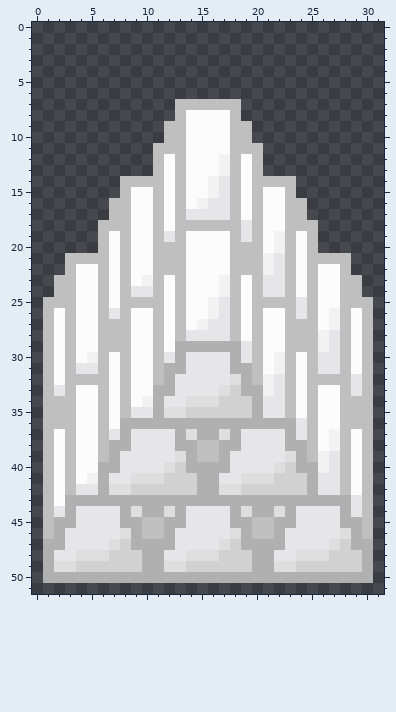
A pixel-art sprite gets an edit: kingslayer/resources/images/iron_ingots_new.png. Above: the version before the commit.
The file is 32x52 pixels. Colours within 5 levels of each other are drawn and written as one.
Once edited:
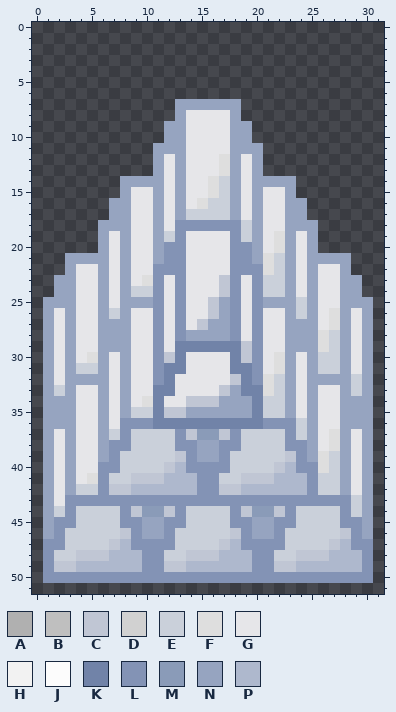
Palette (. is transparent): A #b0b0b0  B #bfbfbf  C #c0c6d4  D #d1d1d1  E #cad0da  F #dedede  G #e6e6e9  H #f2f2f2  J #fcfcfc  K #7183a8  L #8393b5  M #8a9bb8  N #96a4c0  P #aeb8cd
Diff:
@@ x 0..31 @@
  6 ................................
- 7 .............BBBBBB.............
- 8 .............BJJJJB.............
- 9 ............BBJJJJBB............
-10 ............BBJJJJBB............
-11 ...........BBBJJJJBBB...........
-12 ...........BJBJJJHBJB...........
-13 ...........BJBJJJHBJB...........
-14 ........BBBBJBJJHGBJBBBB........
-15 ........BJJBJBJJHGBJBJJB........
-16 .......BBJJBJBJHGGBJBJJBB.......
-17 .......BBJJBJBGGGGBJBJJBB.......
-18 ......BBBJJBJBBBBBBGBJJBBB......
-19 ......BJBJJBGBJJJJBGBJHBJB......
-20 ......BJBJJBBBJJJJBBBJHBJB......
-21 ...BBBBJBJJBBBJJJJBBBHGBJBBBB...
-22 ...BJJBJBJJBBBJJJJBBBHGBJBJJB...
-23 ..BBJJBJBJHBJBJJJHBJBGGBJBJJBB..
-24 ..BBJJBJBGGBJBJJJHBJBGGBJBJJBB..
-25 .BBBJJBJBBBBJBJJHGBJBBBBGBJJBBB.
-26 .BJBJJBGBJJBJBJJHGBJBJJBGBJHBJB.
-27 .BJBJJBBBJJBJBJHGGBJBJJBBBJHBJB.
-28 .BJBJJBBBJJBJBGGGGBJBJJBBBHGBJB.
-29 .BJBJJBBBJJBJAAAAAAGBJJBBBHGBJB.
-30 .BJBJHBJBJJBGAGGGGAGBJHBJBGGBJB.
-31 .BJBGGBJBJJBAAGGGGAABJHBJBGGBJB.
-32 .BJBBBBJBJJBAGGGGGFABHGBJBBBBGB.
-33 .BGBJJBJBJJAAGGGGFDAAHGBJBJJBGB.
-34 .BBBJJBJBJHAGGFFFDDDAGGBJBJJBBB.
-35 .BBBJJBJBGGAFFDDDDDDAGGBJBJJBBB.
-36 .BBBJJBJAAAAAAAAAAAAAAAAGBJJBBB.
-37 .BJBJJBGAGGGGAFAAFAGGGGAGBJHBJB.
-38 .BJBJJBAAGGGGAABBAAGGGGAABJHBJB.
-39 .BJBJJBAGGGGGFABBAGGGGGFABHGBJB.
-40 .BJBJJAAGGGGFDAAAAGGGGFDAAHGBJB.
-41 .BJBJHAGGFFFDDDAAGGFFFDDDAGGBJB.
-42 .BJBGGAFFDDDDDDAAFFDDDDDDAGGBJB.
-43 .BJAAAAAAAAAAAAAAAAAAAAAAAAAAGB.
-44 .BGAGGGGAFAAFAGGGGAFAAFAGGGGAGB.
-45 .BAAGGGGAABBAAGGGGAABBAAGGGGAAB.
-46 .BAGGGGGFABBAGGGGGFABBAGGGGGFAB.
-47 .AAGGGGFDAAAAGGGGFDAAAAGGGGFDAA.
-48 .AGGFFFDDDAAGGFFFDDDAAGGFFFDDDA.
-49 .AFFDDDDDDAAFFDDDDDDAAFFDDDDDDA.
-50 .AAAAAAAAAAAAAAAAAAAAAAAAAAAAAA.
+ 7 .............NNNNNN.............
+ 8 .............NGGGGN.............
+ 9 ............NNGGGGNN............
+10 ............NNGGGGNN............
+11 ...........NNNGGGGNNN...........
+12 ...........NGNGGGFNGN...........
+13 ...........NGNGGGFNGN...........
+14 ........NNNNGNGGFENGNNNN........
+15 ........NGGNGNGGFENGNGGN........
+16 .......NNGGNGNGFEENGNGGNN.......
+17 .......NNGGNGNEEEENGNGGNN.......
+18 ......NNNGGNGLLLLLLENGGNNN......
+19 ......NGNGGNELGGGGLENGFNGN......
+20 ......NGNGGNLLGGGGLLNGFNGN......
+21 ...NNNNGNGGNLLGGGGLLNFENGNNNN...
+22 ...NGGNGNGGLLLGGGGLLLFENGNGGN...
+23 ..NNGGNGNGFLGLGGGCLGLEENGNGGNN..
+24 ..NNGGNGNEELGLGGGCLGLEENGNGGNN..
+25 .NNNGGNGNNNLGLGGCNLGLNNNENGGNNN.
+26 .NGNGGNENGGLGLGGCNLGLGGNENGFNGN.
+27 .NGNGGNNNGGLGLGCNNLGLGGNNNGFNGN.
+28 .NGNGGNNNGGLGLNNNNLGLGGNNNFENGN.
+29 .NGNGGNNNGGLGKKKKKKCLGGNNNFENGN.
+30 .NGNGFNGNGGLCKGGGGKCLGFNGNEENGN.
+31 .NGNEENGNGGLKKGGGGKKLGFNGNEENGN.
+32 .NGNNNNGNGGLKGGGGGCKLFENGNNNNEN.
+33 .NENGGNGNGGKKGGGGCNKKFENGNGGNEN.
+34 .NNNGGNGNGFKGGCCCNNNKEENGNGGNNN.
+35 .NNNGGNGNEEKCCNNNNNNKEENGNGGNNN.
+36 .NNNGGNGLLLKKKKKKKKKKLLLENGGNNN.
+37 .NGNGGNELEEEELCMMCLEEEELENGFNGN.
+38 .NGNGGNLLEEEELLNNLLEEEELLNGFNGN.
+39 .NGNGGNLEEEEECLNNLEEEEECLNFENGN.
+40 .NGNGGLLEEEECPLLLLEEEECPLLFENGN.
+41 .NGNGFLEECCCPPPLLEECCCPPPLEENGN.
+42 .NGNEELCCPPPPPPLLCCPPPPPPLEENGN.
+43 .NGLLLLLLLLLLLLLLLLLLLLLLLLLLEN.
+44 .NELEEEELCMMCLEEEELCMMCLEEEELEN.
+45 .NLLEEEELLNNLLEEEELLNNLLEEEELLN.
+46 .NLEEEEECLNNLEEEEECLNNLEEEEECLN.
+47 .LLEEEECPLLLLEEEECPLLLLEEEECPLL.
+48 .LEECCCPPPLLEECCCPPPLLEECCCPPPL.
+49 .LCCPPPPPPLLCCPPPPPPLLCCPPPPPPL.
+50 .LLLLLLLLLLLLLLLLLLLLLLLLLLLLLL.
 51 ................................
Boxes around the changes in both pictures, in picture pixels (x1, y1, x2, y2):
changed: (43, 99, 373, 583)
